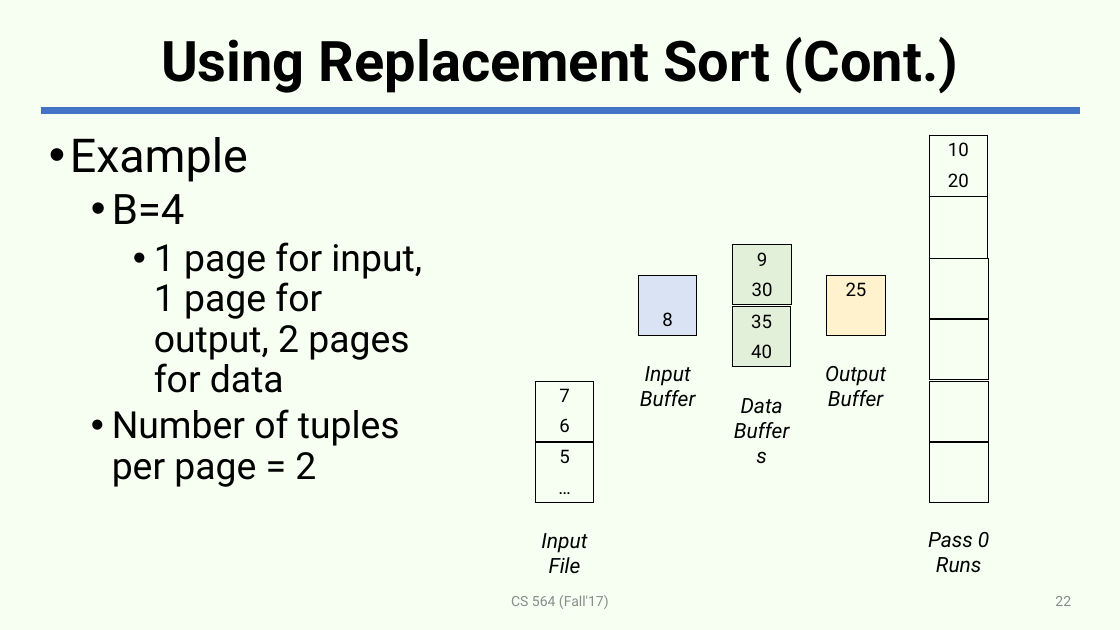
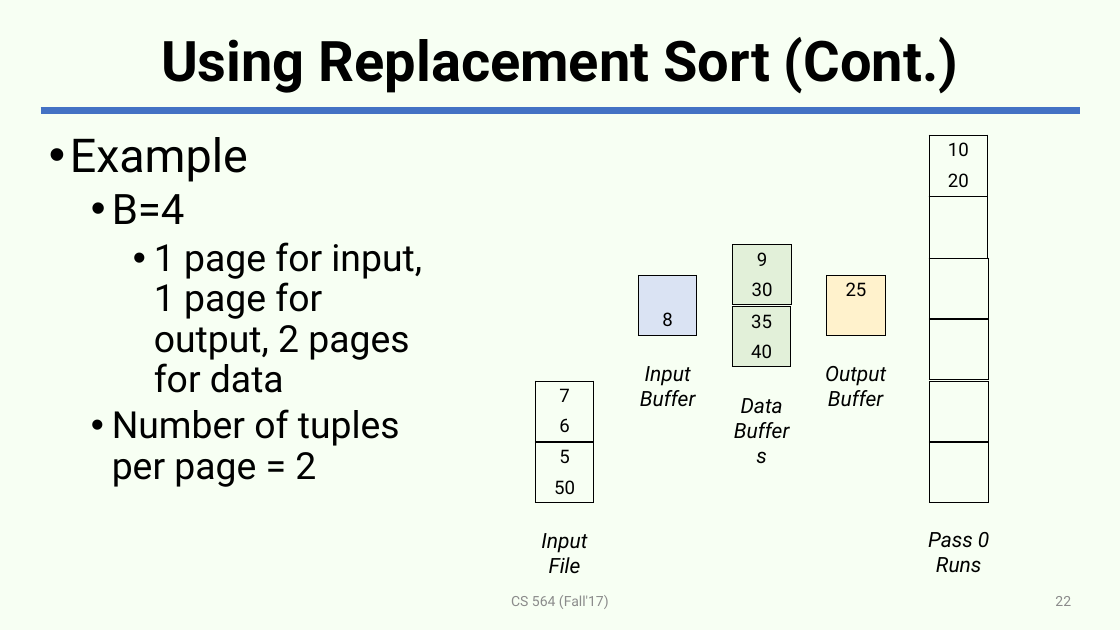
Before and after one commit to adelaneh/adelaneh.github.io, a slide deck: slide 22 of cs564_fall17/slides/lecture19-sorting.pptx. Drawn at 1120x630 pixels with LibreOffice and Linux fonts; fonts in the diff are those of the drawing. Boxes give left, top, right and bottom in pixels: in the first picture for what was removed or moved away, otherwise in the second. Text is boxed around its words. In the diff, an @@ line names an element or a change of style, - is before the commit and + after.

```diff
--- a/cs564_fall17/slides/lecture19-sorting.pptx
+++ b/cs564_fall17/slides/lecture19-sorting.pptx
@@ table at [535,443,594,504] @@
-row 2, column 1: …
+row 2, column 1: 50
```
Also in this commit, not shown: 9 other slides changed, 1 other file.
